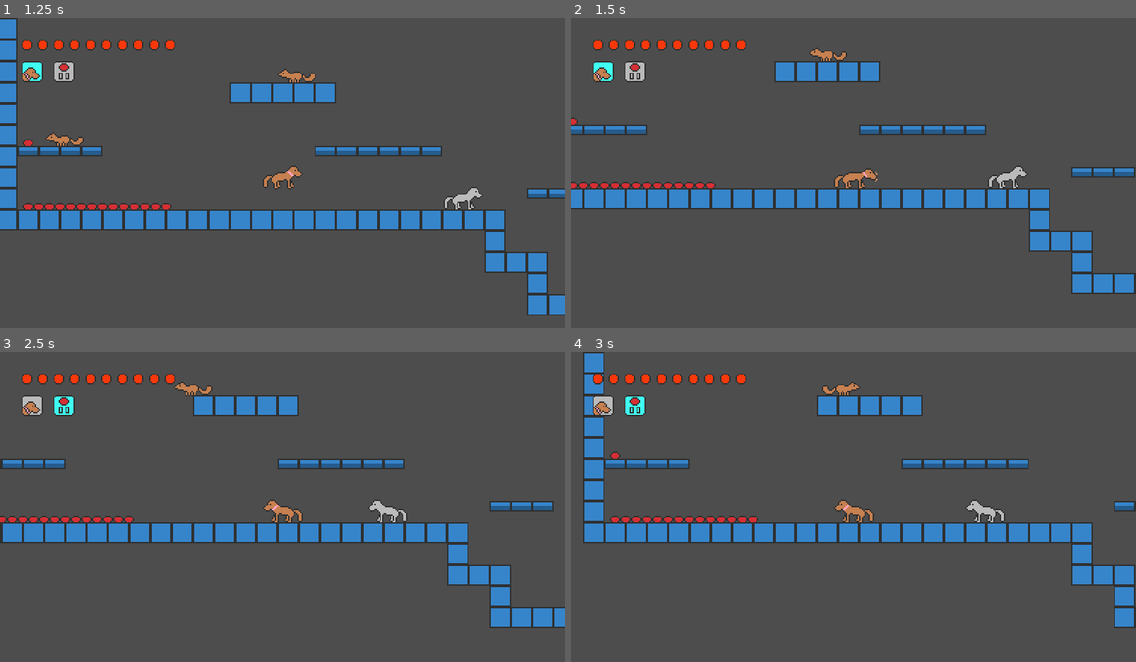
Above: before the commit, frames 1-4 (two rows, left to right).
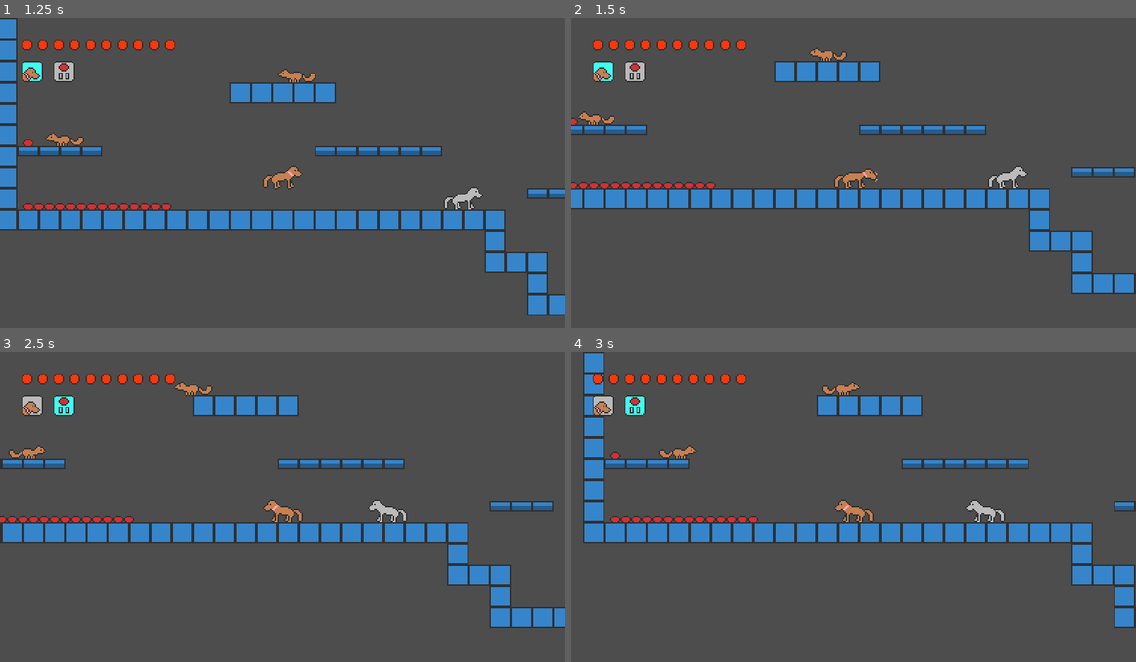
Above: after the commit, the same moments.

Repository: AmossGuy/The-Adventures-of-Gracie
Game: Godot game, scene res://levels/test_enemies.tscn
The game is run twice, just before and just after one commit, with the same random seed, the same clock (stepped at 60 frames per second) and the same inputs. This scene is started directly instead of the project's main scene.
Inputs (mouse positions are in pixels of both pictures, inside the frame that each line leads up to):
- Up to frame 1 (1.25 s): tap Enter at 0.5 s; move the mouse to (254, 241) at 0.52 s; hold Right (right) from 0.53 s (still down); tap X (attack) at 0.6 s; click (254, 241) at 0.67 s; tap Z (jump) at 0.77 s
- Up to frame 2 (1.5 s): keep holding Right (right); move the mouse to (1023, 225) at 1.27 s; tap X (attack) at 1.35 s
- Up to frame 3 (2.5 s): tap Z (jump) at 1.52 s; move the mouse to (113, 463) at 2.02 s; release Right (right) at 2.03 s; hold Left (left) from 2.03 s (still down); tap Space (switch) at 2.1 s; tap X (attack) at 2.3 s
- Up to frame 4 (3 s): keep holding Left (left); move the mouse to (881, 510) at 2.77 s; tap X (attack) at 2.85 s; click (881, 510) at 2.92 s

Frame 1 is identical in both runs. In frame 2, 0.2% of the frame differs, in the area x 1-8%, y 30-35%; in frame 3, 0.2%; in frame 4, 0.2%, in the area x 15-23%, y 30-35%.

Commit message:
make unmoving frisbees harmless

Diff:
--- a/objects/frisbee.gd
+++ b/objects/frisbee.gd
@@ -4,6 +4,7 @@
 const FRICTION: float = 100.0
 const BOUNCE_MULTIPLIER: float = 0.8
 const BOUNCE_MIN: float = 50.0
+const HARMFUL_SPEED: float = 70.0
 
 func _physics_process(delta: float) -> void:
 	velocity += delta * Vector2.DOWN * GRAVITY
@@ -22,3 +23,5 @@
 	var collision := get_last_slide_collision()
 	if collision != null and prev_velocity.length() >= BOUNCE_MIN:
 		velocity = prev_velocity.bounce(collision.get_normal()) * BOUNCE_MULTIPLIER
+
+	%hurtbox_shape.disabled = not (velocity.length_squared() >= HARMFUL_SPEED ** 2)
--- a/objects/frisbee.tscn
+++ b/objects/frisbee.tscn
@@ -27,7 +27,9 @@
 collision_layer = 4
 collision_mask = 0
 
-[node name="CollisionShape2D" type="CollisionShape2D" parent="hurtbox"]
+[node name="hurtbox_shape" type="CollisionShape2D" parent="hurtbox"]
+unique_name_in_owner = true
 position = Vector2(0, -2)
 shape = SubResource("RectangleShape2D_o2fbd")
+disabled = true
 debug_color = Color(1, 0, 0, 0.419608)
